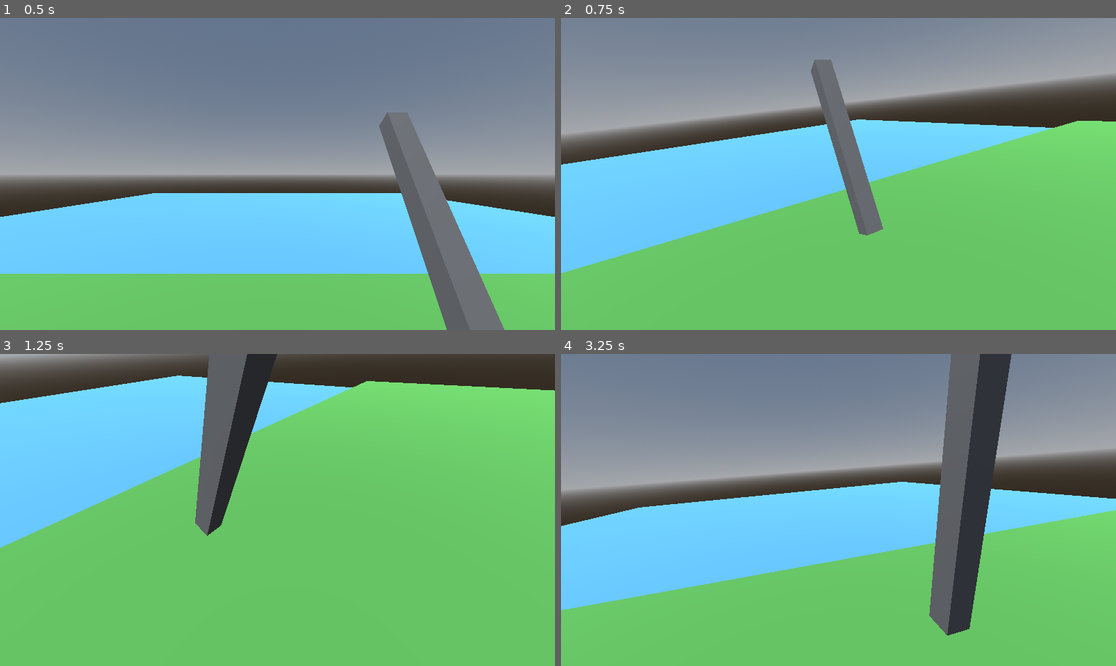
Above: before the commit, frames 1-4 (two rows, left to right).
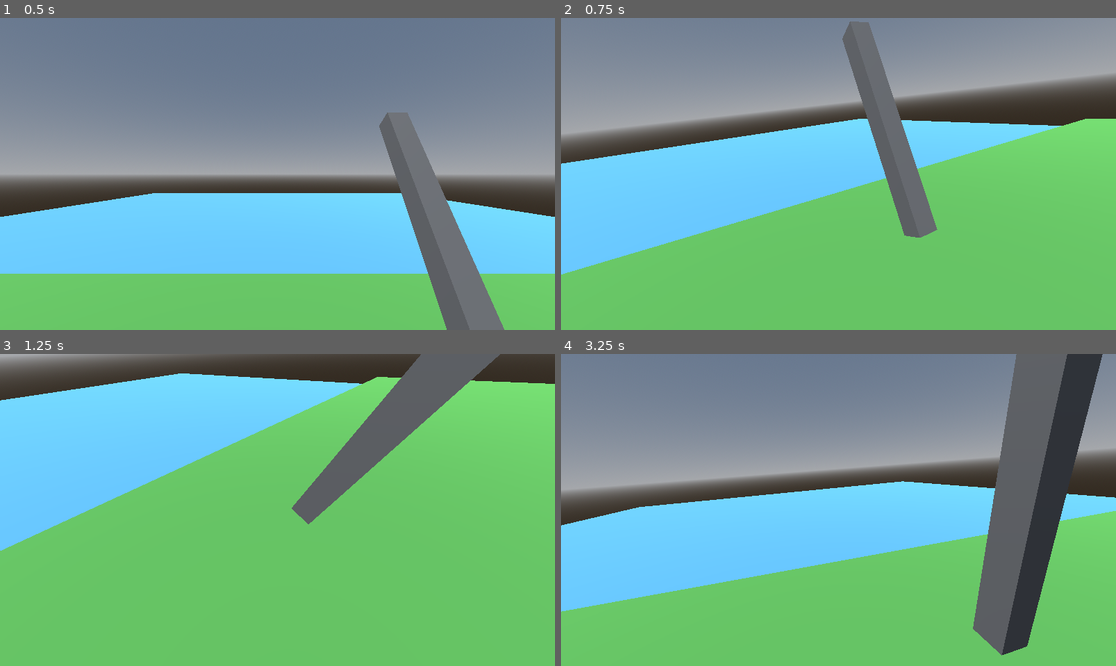
Above: after the commit, the same moments.

Repository: Herodegon/GMTK_2026
Game: Godot game, scene res://scenes/world.tscn
Same seed, same stepped clock (60 frames per second), same inputs: the game is played once before the commit and once after it.
Inputs:
- Up to frame 1 (0.5 s): no input
- Up to frame 2 (0.75 s): tap Enter at 0.5 s; hold D (right) from 0.53 s (still down); tap E (interact) at 0.6 s
- Up to frame 3 (1.25 s): keep holding D (right)
- Up to frame 4 (3.25 s): release D (right) at 1.28 s; hold S (down) 1.28-2.03 s; tap E (interact) at 1.35, 2.1, 2.85 s; hold D (right) 2.03-2.78 s; hold W (up) from 2.78 s (still down)

Frame 1 is identical in both runs. In frame 2, 6.9% of the frame differs, in the area x 0-100%, y 1-83%; in frame 3, 11%; in frame 4, 20%, in the area x 0-100%, y 0-97%.

Commit message:
Camera adjustments

Diff:
--- a/scenes/player.tscn
+++ b/scenes/player.tscn
@@ -87,10 +87,10 @@
 [node name="Up" type="Node3D" parent="." unique_id=1705405695]
 
 [node name="Down" type="Node3D" parent="." unique_id=567510098]
-transform = Transform3D(0.9999999, 0, 0, 0, 0.70710677, 0.7071067, 0, -0.7071067, 0.70710665, 0, -0.18551743, 0.58241904)
+transform = Transform3D(0.9999999, 0, 0, 0, 0.70710677, 0.7071067, 0, -0.7071067, 0.70710665, 0, 0, 0)
 
 [node name="Left" type="Node3D" parent="." unique_id=951543623]
-transform = Transform3D(0.4999999, -0.6123724, 0.61237234, 0, 0.70710677, 0.7071067, -0.8660253, -0.35355332, 0.3535533, -0.22735643, 0.23521489, 0.58241904)
+transform = Transform3D(0.4999999, -0.6123724, 0.61237234, 0, 0.70710677, 0.7071067, -0.8660253, -0.35355332, 0.3535533, 0, 0, 0)
 
 [node name="Right" type="Node3D" parent="." unique_id=1485090676]
-transform = Transform3D(0.4999999, 0.6123724, -0.61237234, 0, 0.7071067, 0.70710665, 0.8660253, -0.35355332, 0.3535533, 0.227, 0.235, 0.582)
+transform = Transform3D(0.4999999, 0.6123724, -0.61237234, 0, 0.7071067, 0.70710665, 0.8660253, -0.35355332, 0.3535533, 0, 0, 0)
Not shown, changed: README.md
